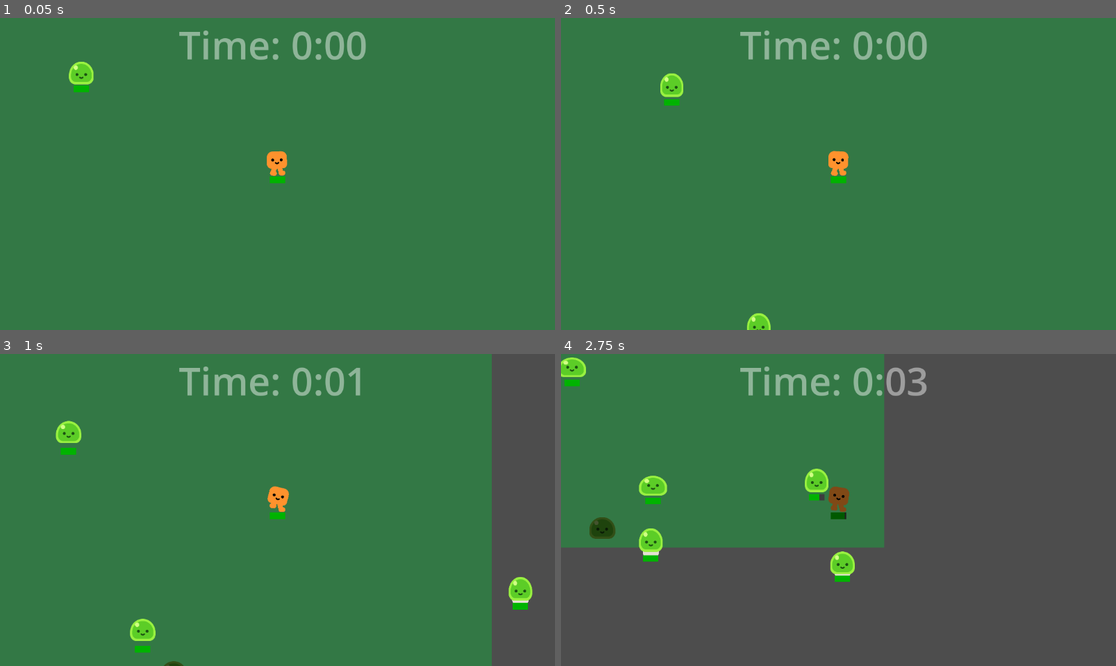
Above: before the commit, frames 1-4 (two rows, left to right).
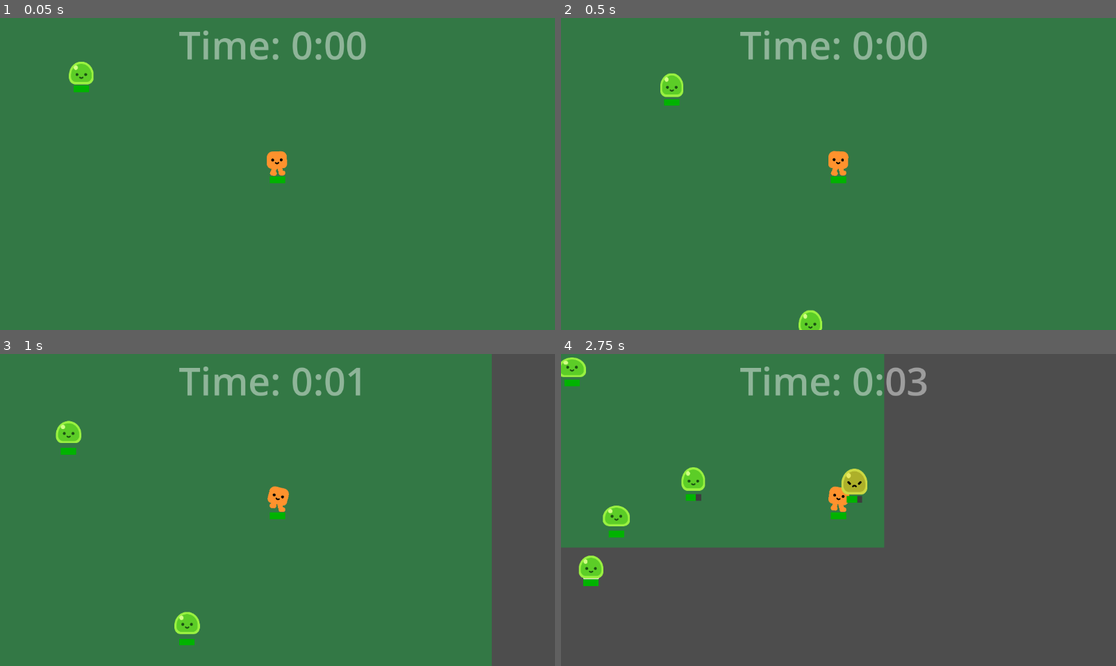
Above: after the commit, the same moments.

Repository: Nalmeder/idleshmup
Game: Godot game, scene res://idleschmup_game.tscn
The game is run twice, just before and just after one commit, with the same random seed, the same clock (stepped at 60 frames per second) and the same inputs.
Inputs:
- Up to frame 1 (0.05 s): no input
- Up to frame 2 (0.5 s): no input
- Up to frame 3 (1 s): hold Right (right) from 0.53 s (still down)
- Up to frame 4 (2.75 s): release Right (right) at 1.28 s; hold Down (down) 1.28-2.03 s; hold Right (right) from 2.03 s (still down)

Frame 1 is identical in both runs. In frame 2, 0.4% of the frame differs, in the area x 33-48%, y 93-100%; in frame 3, 1.1%; in frame 4, 3.3%, in the area x 3-56%, y 36-75%.

Commit message:
waves with multiple enemy types now supported

Diff:
--- a/game_controller.gd
+++ b/game_controller.gd
@@ -2,11 +2,11 @@
 
 const GREEN_SLIME = preload("res://characters/slime/Green_Slime.tscn")
 const IMMORTAL_SLIME = preload("res://characters/slime/immortal_slime.tscn")
-const WAVES = [GREEN_SLIME, IMMORTAL_SLIME]
-var wave_ptr = 0
+const WAVES = [[GREEN_SLIME], [IMMORTAL_SLIME], [GREEN_SLIME, IMMORTAL_SLIME]]
+var wave_ptr = 0  # unless testing, should be 0
 
 func _ready():
-	spawn_mob(IMMORTAL_SLIME)
+	pass
 
 func spawn_mob(mob):
 	var new_mob = mob.instantiate()
@@ -23,4 +23,9 @@
 
 
 func _on_spawn_timer_timeout():
-	spawn_mob(WAVES[wave_ptr])
+	var current_list = WAVES[wave_ptr]
+	var list_size = current_list.size()
+	if list_size == 1:
+		spawn_mob(current_list[0])
+	else:
+		spawn_mob(current_list[randi_range(0, list_size-1)])
